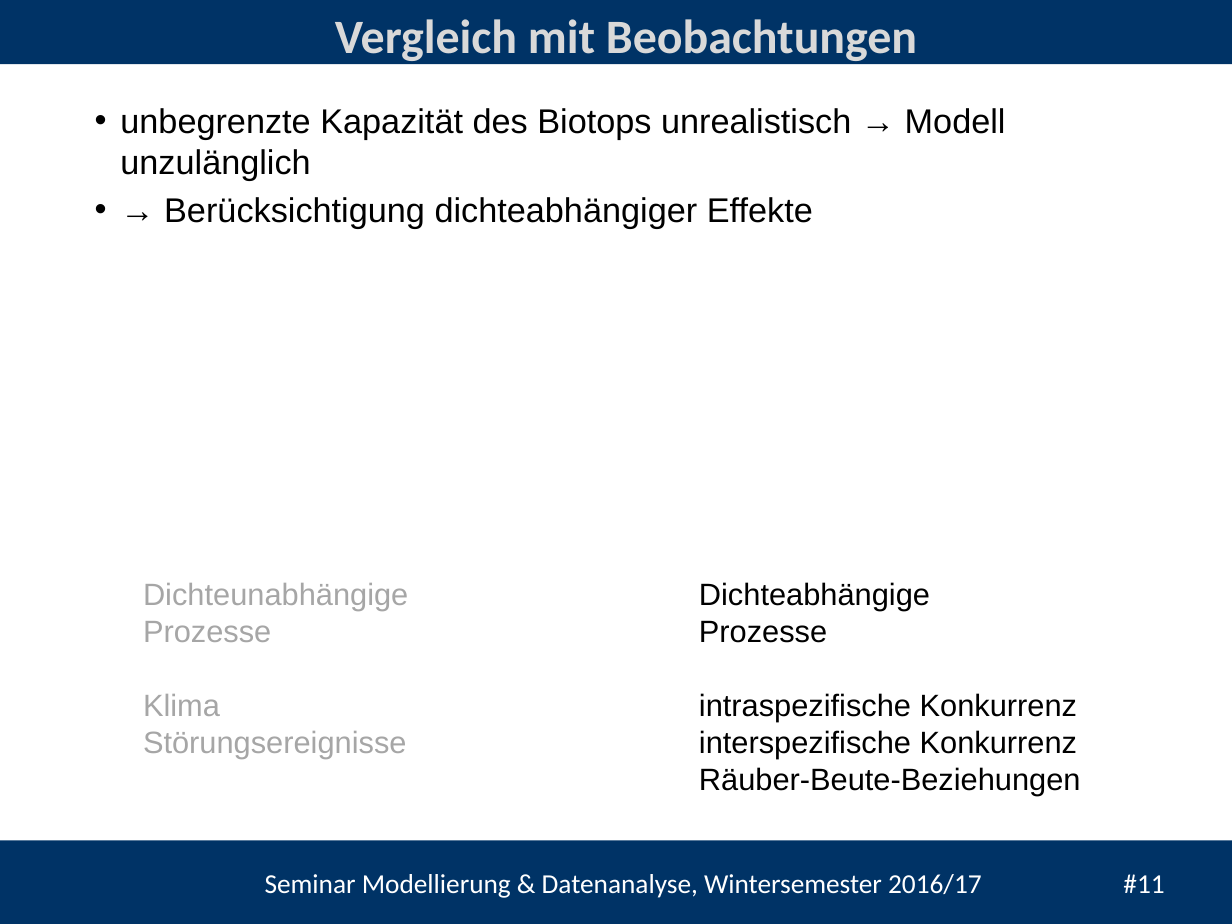
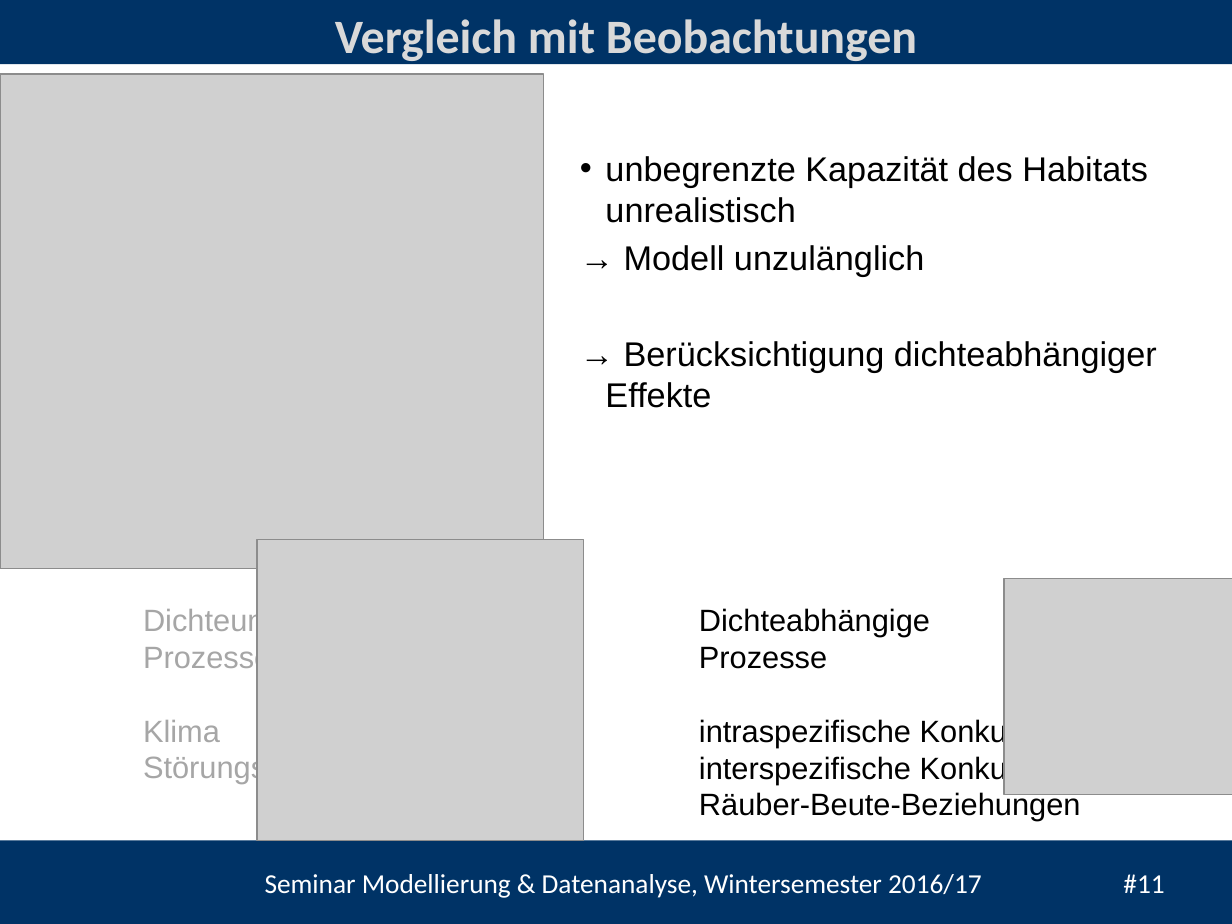
Before and after one commit to heistermann/Einf_Modellierung, a slide deck: slide 11 of Termin_2/Termin_5_Populationsmodelle.pptx. Drawn at 1232x924 pixels with LibreOffice and Linux fonts; fonts in the diff are those of the drawing; grey boxes stand for pictures; background and template pictures are left out. Boxes give left, top, right and bottom in pixels: in the first picture for what was removed or moved away, otherwise in the second. Text is boxed around its words. In the diff, an @@ line names an element or a change of style, - is before the commit and + after.

```diff
--- a/Termin_2/Termin_5_Populationsmodelle.pptx
+++ b/Termin_2/Termin_5_Populationsmodelle.pptx
@@ picture added at (x1=0, y1=74, x2=543, y2=569) @@
@@ text "unbegrenzte Kapazität des Habitats unrealistisch" moved from (x1=120, y1=108, x2=1006, y2=229) to (x1=605, y1=156, x2=1157, y2=408) @@
@@ text at (x1=605, y1=156, x2=1148, y2=277): text changed @@
-• unbegrenzte Kapazität des Biotops unrealistisch → Modell unzulänglich
+• unbegrenzte Kapazität des Habitats unrealistisch
+→ Modell unzulänglich
@@ text at (x1=605, y1=341, x2=1157, y2=408): bullet • to none @@
@@ picture added at (x1=257, y1=540, x2=584, y2=840) @@
@@ text "Dichteunabhängige" moved from (x1=143, y1=583, x2=408, y2=758) to (x1=143, y1=606, x2=408, y2=784) @@
@@ text "Dichteabhängige" moved from (x1=699, y1=582, x2=1081, y2=795) to (x1=699, y1=608, x2=1081, y2=821) @@
@@ picture added at (x1=1004, y1=578, x2=1232, y2=795) @@
```
Also in this commit, not shown: 9 other slides changed, 1 slide added, 6 other files.
